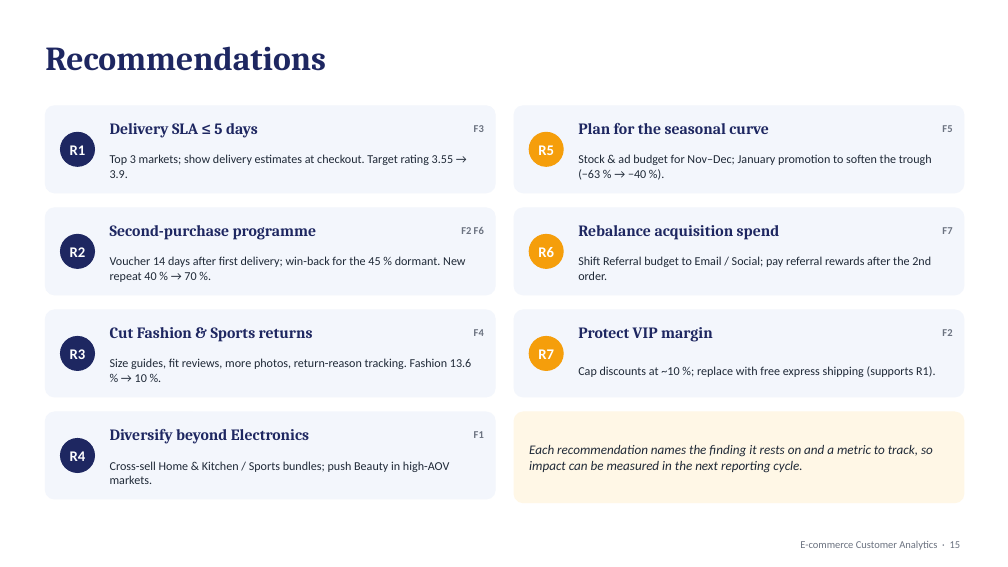
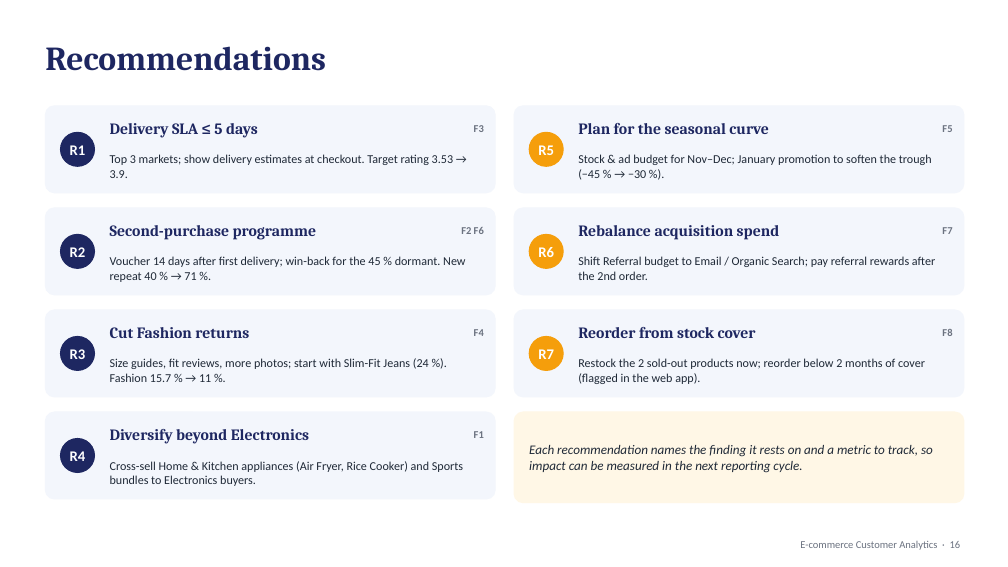
Before and after one commit to hinrithisak-eng/ecommerce-customer-analytics, a slide deck: slide 16 of docs/presentation.pptx (slide 15 before the commit). Drawn at 1008x567 pixels with LibreOffice and Linux fonts; fonts in the diff are those of the drawing. Boxes give left, top, right and bottom in pixels: in the first picture for what was removed or moved away, otherwise in the second. Text is boxed around its words. In the diff, an @@ line names an element or a change of style, - is before the commit and + after.

```diff
--- a/docs/presentation.pptx
+++ b/docs/presentation.pptx
@@ text at bbox=[578, 154, 932, 180]: text changed @@
-Stock & ad budget for Nov–Dec; January promotion to soften the trough (−63 % → −40 %).
+Stock & ad budget for Nov–Dec; January promotion to soften the trough (−45 % → −30 %).
@@ text at bbox=[110, 256, 465, 282]: text changed @@
-Voucher 14 days after first delivery; win-back for the 45 % dormant. New repeat 40 % → 70 %.
+Voucher 14 days after first delivery; win-back for the 45 % dormant. New repeat 40 % → 71 %.
@@ text at bbox=[578, 256, 935, 280]: text changed @@
-Shift Referral budget to Email / Social; pay referral rewards after the 2nd order.
+Shift Referral budget to Email / Organic Search; pay referral rewards after the 2nd order.
@@ text at bbox=[110, 327, 249, 338]: text changed @@
-Cut Fashion & Sports returns
+Cut Fashion returns
@@ text at bbox=[578, 327, 756, 338]: text changed @@
-Protect VIP margin
+Reorder from stock cover
@@ text at bbox=[942, 329, 952, 336]: text changed @@
-F2
+F8
@@ text at bbox=[110, 358, 429, 382]: text changed @@
-Size guides, fit reviews, more photos, return-reason tracking. Fashion 13.6 % → 10 %.
+Size guides, fit reviews, more photos; start with Slim-Fit Jeans (24 %). Fashion 15.7 % → 11 %.
@@ text at bbox=[578, 358, 925, 384]: text changed @@
-Cap discounts at ~10 %; replace with free express shipping (supports R1).
+Restock the 2 sold-out products now; reorder below 2 months of cover (flagged in the web app).
@@ text at bbox=[110, 461, 463, 486]: text changed @@
-Cross-sell Home & Kitchen / Sports bundles; push Beauty in high-AOV markets.
+Cross-sell Home & Kitchen appliances (Air Fryer, Rice Cooker) and Sports bundles to Electronics buyers.
```
Also in this commit, not shown: 14 other slides changed, 1 slide added, 38 other files.
